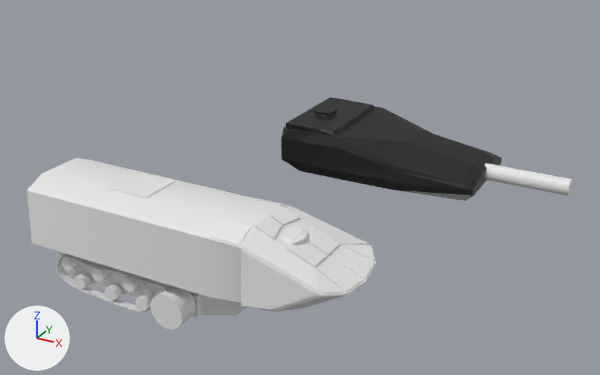
The Blender file Character Creator for Video Games Design take1.blend as it was, and as the next commit left it.
Rendered twice from a 50 mm camera at (16.6, -19.5, 14.2) aimed at (2.1, 7.0, 0.9). Arrows for +X, +Y and +Z are at lower left; the lights stay in place.

In view in the first picture: 'APC Body', 'Cylinder.009', 'Cylinder.029', 'Gun Platform', 'Tank', 'Track'.
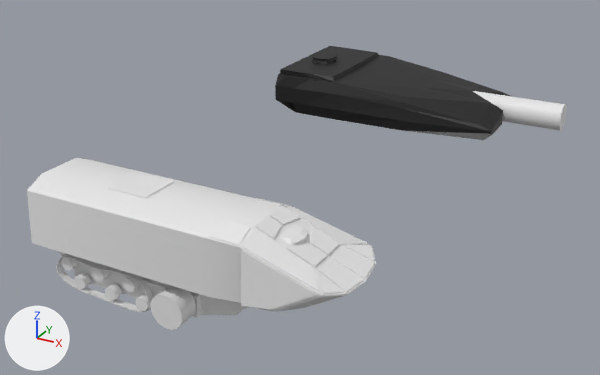
Commit message: more work on tank destoryer

Location of each change, [x1, y1, x2, y2] in pixels of the pictures (600 x 375 px; the box of a moved part takes in the faces that stretch with it):
'Tank', reshaped, moved, rescaled (8% wider, 10% shorter): before [281, 97, 502, 201]; after [275, 46, 513, 140]
'Cylinder.029', moved, rescaled: before [485, 163, 573, 196]; after [473, 91, 567, 131]
part 1 of me_cube_018, moved or reshaped: before [281, 97, 431, 182]; after [275, 46, 438, 121]
part 2 of me_cube_018, moved or reshaped: before [341, 109, 486, 179]; after [342, 57, 501, 120]
part 3 of me_cube_018, moved or reshaped: before [464, 152, 500, 194]; after [481, 92, 510, 134]
part 4 of me_cube_018, moved or reshaped: before [394, 133, 502, 195]; after [401, 96, 513, 134]

The change, as a diff of the scene's bpy script:
```diff
--- a/Character Creator for Video Games Design take1.blend.py
+++ b/Character Creator for Video Games Design take1.blend.py
@@ me_cube_018 @@
 # used by ob_tank; location = (0.0, 15.13, 0.0); rotation_euler = (0.0, 0.0, 1.571), in degrees (0, 0, 90)
-me_cube_018.from_pydata(...)  # 163 vertices, 148 faces; spans x 0.0..2.75, y -7.32..1.9, z -1.0..1.36
+me_cube_018.from_pydata(...)  # 163 vertices, 148 faces; spans x 0.0..2.75, y -7.32..1.9, z -1.0..0.9
+# me_cube_018 part 1: all 97 vertices in x 0.0..2.75, y -1.0..1.9, z 0.57..1.36 are moved by (0.0, 0.0, -0.46)
+# me_cube_018 part 2: all 3 vertices in x 0.0..0.86, y -3.78, z 0.77 are moved by (0.0, 0.0, -0.45)
+# me_cube_018 part 3: the 1 vertex in x 0.86, y -7.32, z -0.02 is moved by (0.0, 0.0, -0.22)
+# me_cube_018 part 4: 6 of the vertices in x 0.71..2.18, y -7.32..-6.78, z -0.4..0.27 are moved by (0.0, 0.0, -0.13)
 me_cube_018.materials.append(mat_spider_tank_turrat_001)
@@ ob_cylinder_029 @@
 ob_cylinder_029 = bpy.data.objects.new('Cylinder.029', me_cylinder_039)
-ob_cylinder_029.location = (7.47, 15.08, -0.3)
+ob_cylinder_029.location = (4.96, 15.14, 2.76)
 ob_cylinder_029.rotation_euler = (0.0, -1.571, 0.0)  # degrees (0, -90, 0)
-ob_cylinder_029.scale = (1.0, 1.0, 19.0)
+ob_cylinder_029.scale = (1.51, 1.51, 28.8)
@@ ob_tank @@
 ob_tank = bpy.data.objects.new('Tank', me_cube_018)
-ob_tank.location = (0.0, 15.13, 0.0)
+ob_tank.location = (0.0, 15.13, 3.05)
 ob_tank.rotation_euler = (0.0, 0.0, 1.571)  # degrees (0, 0, 90)
+ob_tank.scale = (1.08, 1.08, 1.08)
 _m = ob_tank.modifiers.new('Mirror', 'MIRROR')
```
